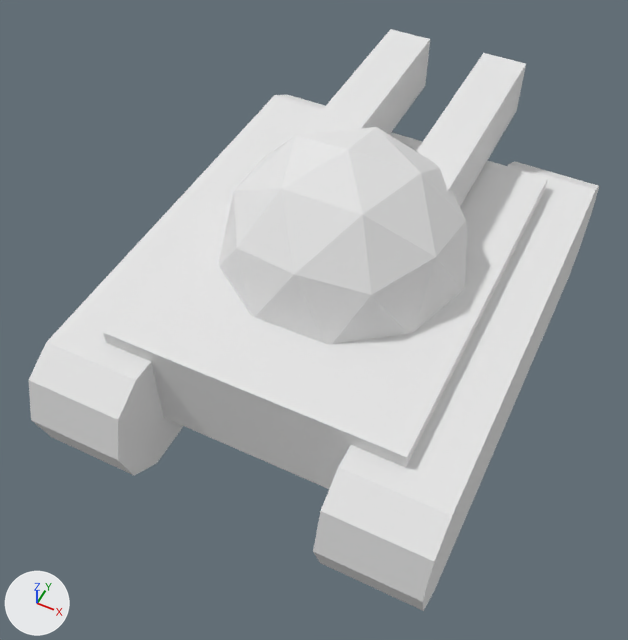
An edit to the Blender file android/assets/units/mediumUnit.blend, drawn before and after from the same camera.
Before and after are seen from a camera (50 mm lens) standing at (3.68, -8.35, 10.83) and looking at (-0.13, -0.72, 1.29). The lights are fixed; the arrows at lower left show +X, +Y and +Z.

The older version as bpy lines, for what is in view:
```python
me_icosphere = bpy.data.meshes.new('Icosphere')
me_icosphere.from_pydata(...)  # 102 vertices, 98 faces; spans x -2.78..2.78, y -3.24..3.24, z 0.0..2.76
me_icosphere.materials.append(mat_material_001)  # its picture is missing
ob_icosphere = bpy.data.objects.new('Icosphere', me_icosphere)
ob_icosphere.location = (0.0, 0.0, 0.0)
ob_icosphere.rotation_euler = (0.0, 0.0, 0.322)  # degrees (0, 0, 18)
ob_icosphere.scale = (1.42, 1.42, 1.42)
```
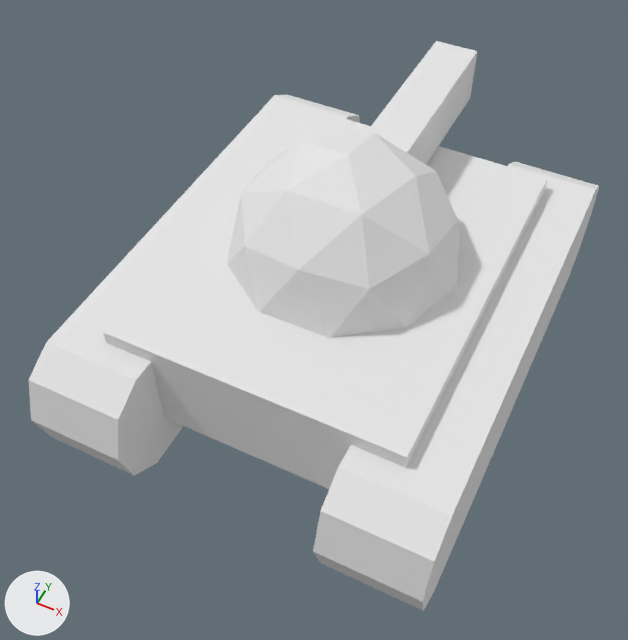
The newer file is also rescaled (x0.88) as a whole; pictures and numbers use the older file's frame.

Where the change shows, as pixel boxes (x1, y1, x2, y2) in the pictures (628 x 640 px; the box of a moved part takes in the faces that stretch with it):
```json
{"object": "Icosphere", "change": "reshaped", "before": [29, 29, 599, 611], "after": [29, 41, 599, 611]}
{"part": 1, "of": "me_icosphere", "change": "moved or reshaped", "before": [219, 127, 467, 344], "after": [227, 133, 459, 338]}
{"part": 2, "of": "me_icosphere", "change": "moved or reshaped", "before": [416, 53, 526, 206], "after": [365, 41, 477, 164]}
{"part": 3, "of": "me_icosphere", "change": "deleted", "before": [302, 29, 430, 135]}
```

The change, as JSON lines over the scene's bpy script:
```json
{"block": "me_icosphere", "where": "me_icosphere.from_pydata(...)  # 102 vertices, 98 faces; spans x -2.78..2.78, y -3.24..3.24, z 0.0..2.76"}
{"block": "me_icosphere", "where": "# used by ob_icosphere; location = (0.0, 0.0, 0.0); rotation_euler = (0.0, 0.0, 0.322), in degrees (0, 0, 18); scale = (1.42, 1.42, 1.42)"}
{"block": "me_icosphere", "change": "me_icosphere part 1: the loose piece of 26 vertices spanning x -1.23..1.23, y -1.29..1.29, z 1.47..2.76 is scaled about its middle by 0.932, then moved by (0.0, 0.0, -0.01)"}
{"block": "me_icosphere", "change": "me_icosphere part 2: the loose piece of 8 vertices spanning x 0.41..1.74, y 0.03..2.75, z 1.57..2.2 is moved by (-0.55, 0.18, 0.0)"}
{"block": "me_icosphere", "change": "me_icosphere part 3: the loose piece of 8 vertices spanning x -0.69..0.64, y 0.39..3.12, z 1.57..2.2 is deleted"}
```
